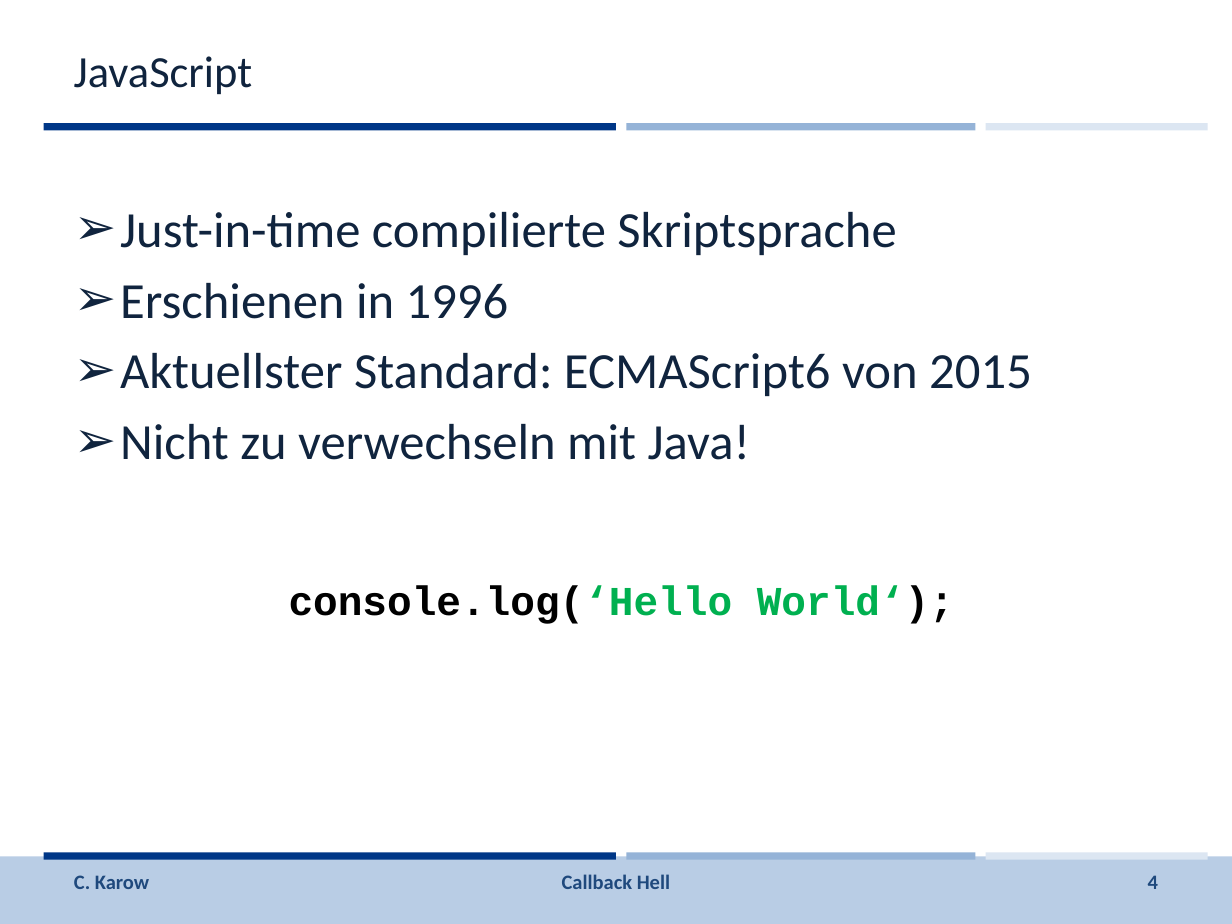
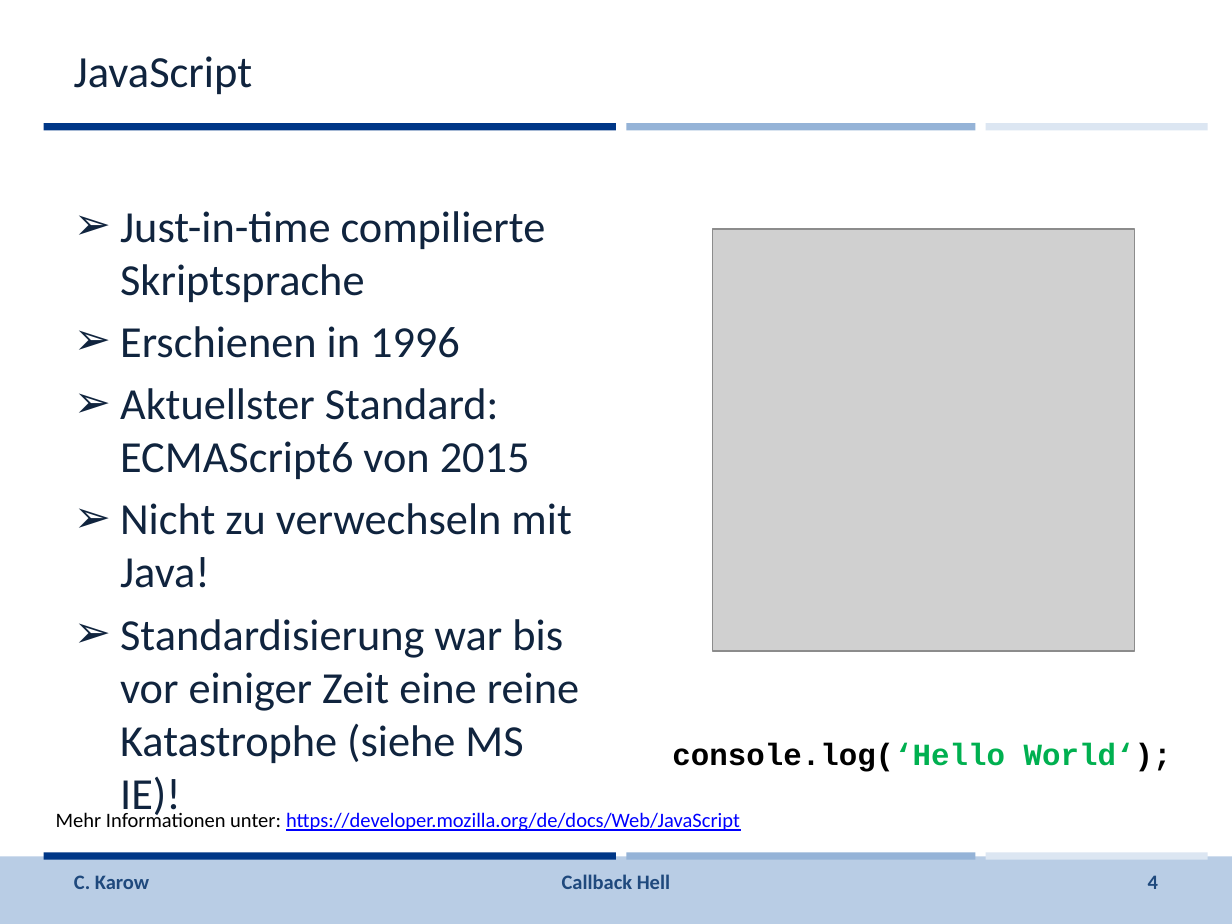
Before and after one commit to johbra/Reaktive-Programmierung, a slide deck: slide 4 of Vorlesung/Folien/CallbackHell.pptx. Drawn at 1232x924 pixels with LibreOffice and Linux fonts; fonts in the diff are those of the drawing; grey boxes stand for pictures; background and template pictures are left out. Boxes give left, top, right and bottom in pixels: in the first picture for what was removed or moved away, otherwise in the second. Text is boxed around its words. In the diff, an @@ line names an element or a change of style, - is before the commit and + after.

```diff
--- a/Vorlesung/Folien/CallbackHell.pptx
+++ b/Vorlesung/Folien/CallbackHell.pptx
@@ text at (120,211,571,588): size 29.6 to 25.9 pt in "Just-in-time compilierte Skriptsprache", "Erschienen in 1996", "Aktuellster Standard: ECMAScript6 von 2015", "Nicht zu verwechseln mit Java!" @@
@@ picture added at (712,229,1133,650) @@
@@ text at (120,619,579,820): paragraph added @@
+➢ Standardisierung war bis vor einiger Zeit eine reine Katastrophe (siehe MS IE)!
@@ text "console.log(‘Hello World‘);": place and size @@
-text "console.log(‘Hello World‘);" at (289,586,954,624)
+text "console.log(‘Hello World‘);" at (672,743,1172,772)
@@ text "console.log(‘Hello World‘);" at (672,743,1172,772): size 24 to 18 pt @@
@@ text added at (56,810,740,831), 12 pt, text #0000FF, underline @@
+Mehr Informationen unter: https://developer.mozilla.org/de/docs/Web/JavaScript
```
Also in this commit, not shown: 6 other slides changed, 11 slides added, 3 other files.
